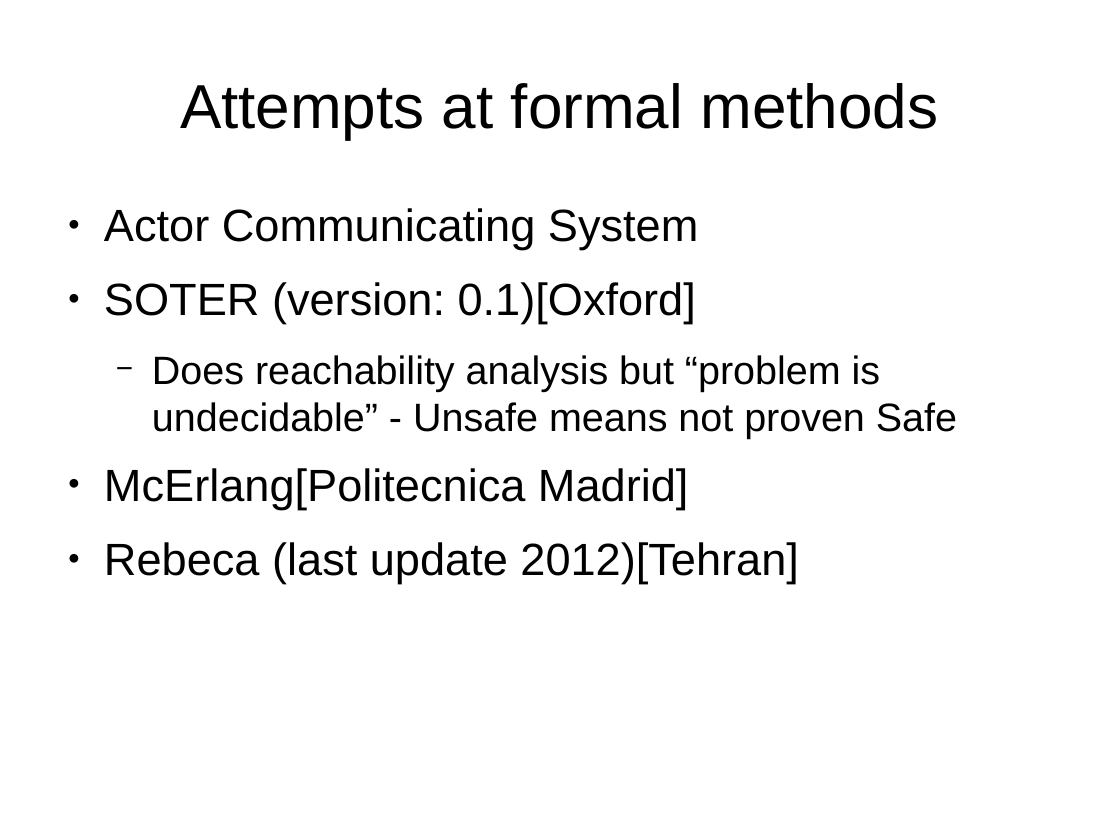
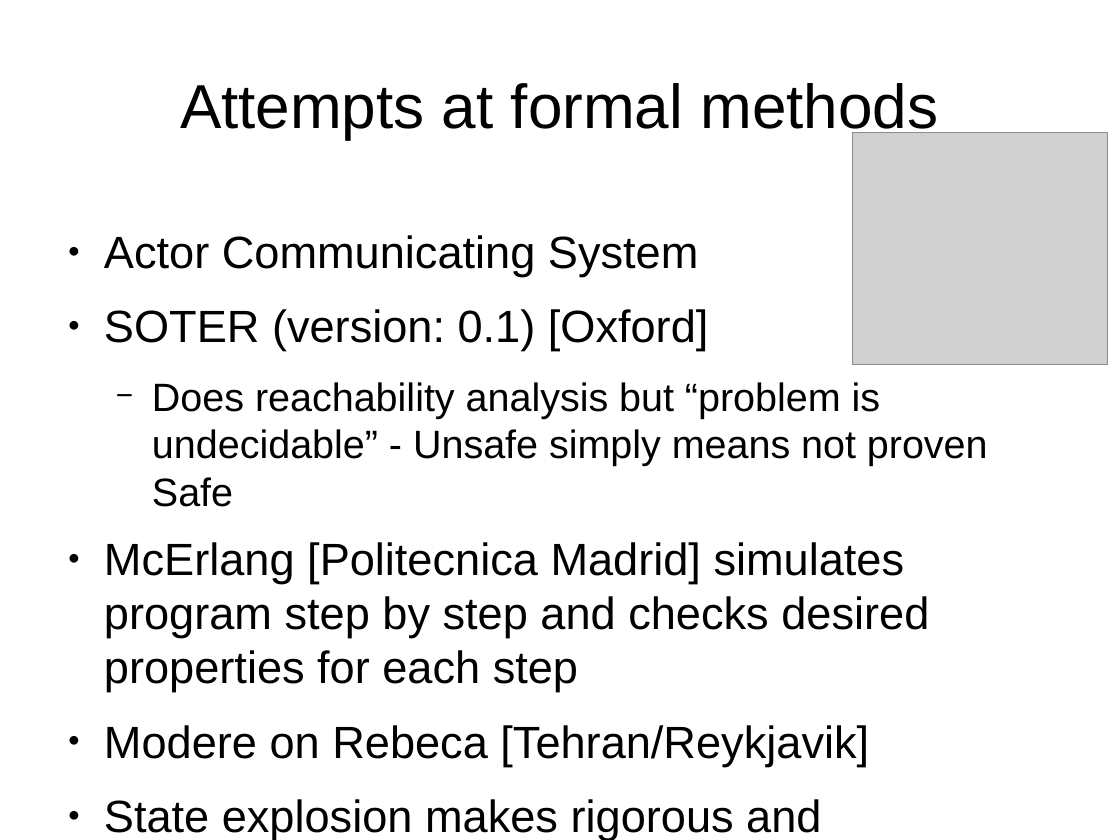
Before and after one commit to tormeh/sanntidpres, a slide deck: slide 9 of Actor model verification talk.odp (slide 10 before the commit). Drawn at 1120x840 pixels with LibreOffice and Linux fonts; fonts in the diff are those of the drawing; grey boxes stand for pictures. Boxes give left, top, right and bottom in pixels: in the first picture for what was removed or moved away, otherwise in the second. Text is boxed around its words. In the diff, an @@ line names an element or a change of style, - is before the commit and + after.

Commit message:
fixed up some rebeca stuff

```diff
--- a/Actor model verification talk.odp
+++ b/Actor model verification talk.odp
@@ picture added at (853,132,1108,365) @@
@@ text "Actor Communicating System": place and size @@
-text "Actor Communicating System" at (104,208,957,583)
+text "Actor Communicating System" at (104,235,988,840)
@@ text at (104,309,988,840): text changed @@
-● SOTER (version: 0.1)[Oxford]
-  − Does reachability analysis but “problem is undecidable” - Unsafe means not proven Safe
-● McErlang[Politecnica Madrid]
-● Rebeca (last update 2012)[Tehran]
+● SOTER (version: 0.1) [Oxford]
+  − Does reachability analysis but “problem is undecidable” - Unsafe simply means not proven Safe
+● McErlang [Politecnica Madrid] simulates program step by step and checks desired properties for each step
+● Modere on Rebeca [Tehran/Reykjavik]
+● State explosion makes rigorous and complete analysis impossible
```
Also in this commit, not shown: 1 other slide changed, 15 other files.
